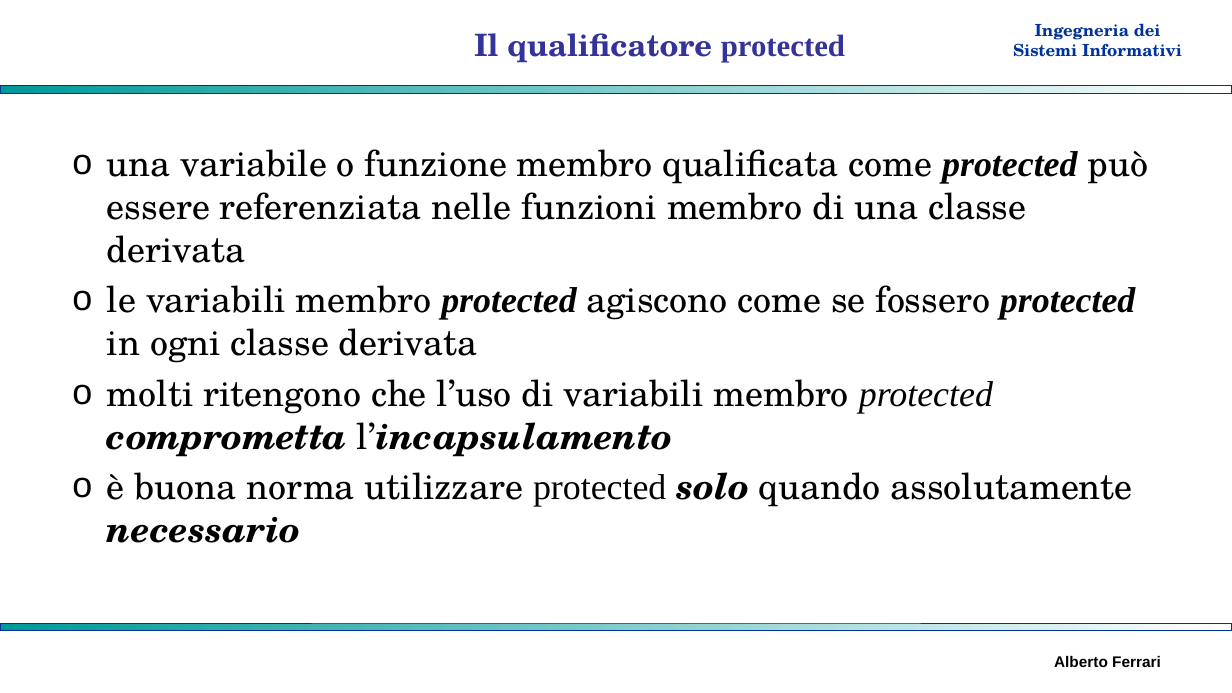
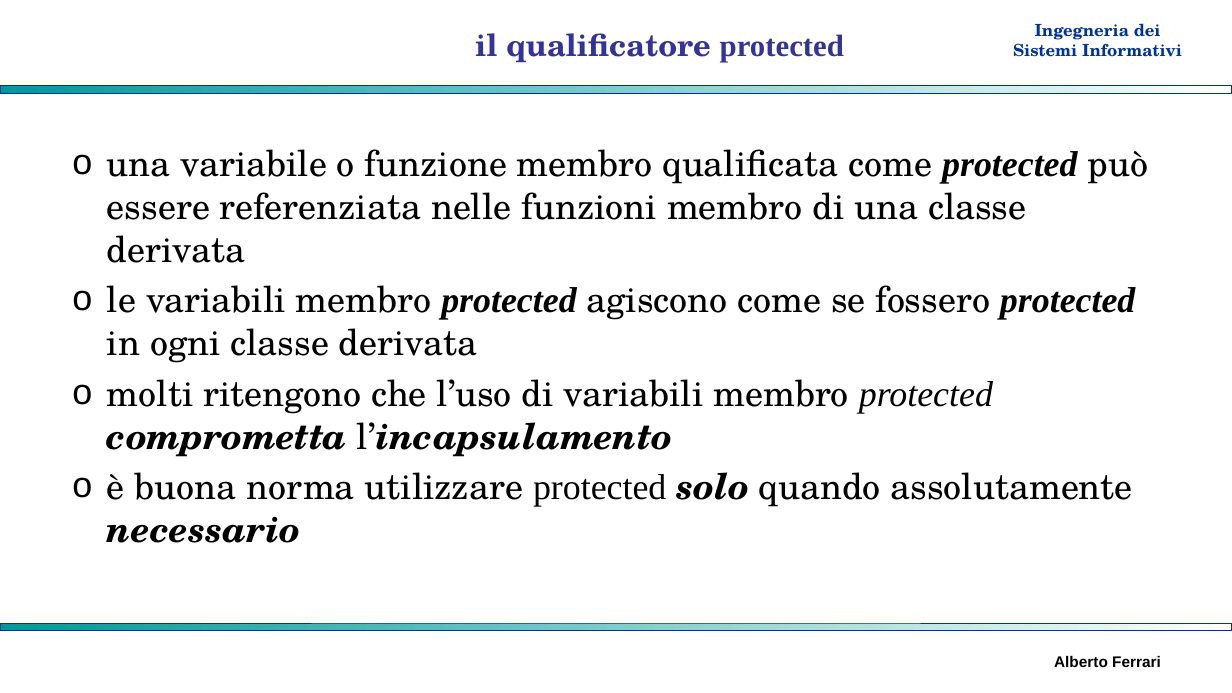
Before and after one commit to albertoferrari/pasw, a slide deck: slide 13 of lezioni/PASW05 - ereditarietà.pptx. Drawn at 1232x693 pixels with LibreOffice and Linux fonts; fonts in the diff are those of the drawing; background and template pictures are left out. Boxes give left, top, right and bottom in pixels: in the first picture for what was removed or moved away, otherwise in the second. Text is boxed around its words. In the diff, an @@ line names an element or a change of style, - is before the commit and + after.

```diff
--- a/lezioni/PASW05 - ereditarietà.pptx
+++ b/lezioni/PASW05 - ereditarietà.pptx
@@ title at (475,33,844,63): text changed @@
-Il qualificatore protected
+il qualificatore protected
```
Also in this commit, not shown: 2 other slides changed, 1 other file.
